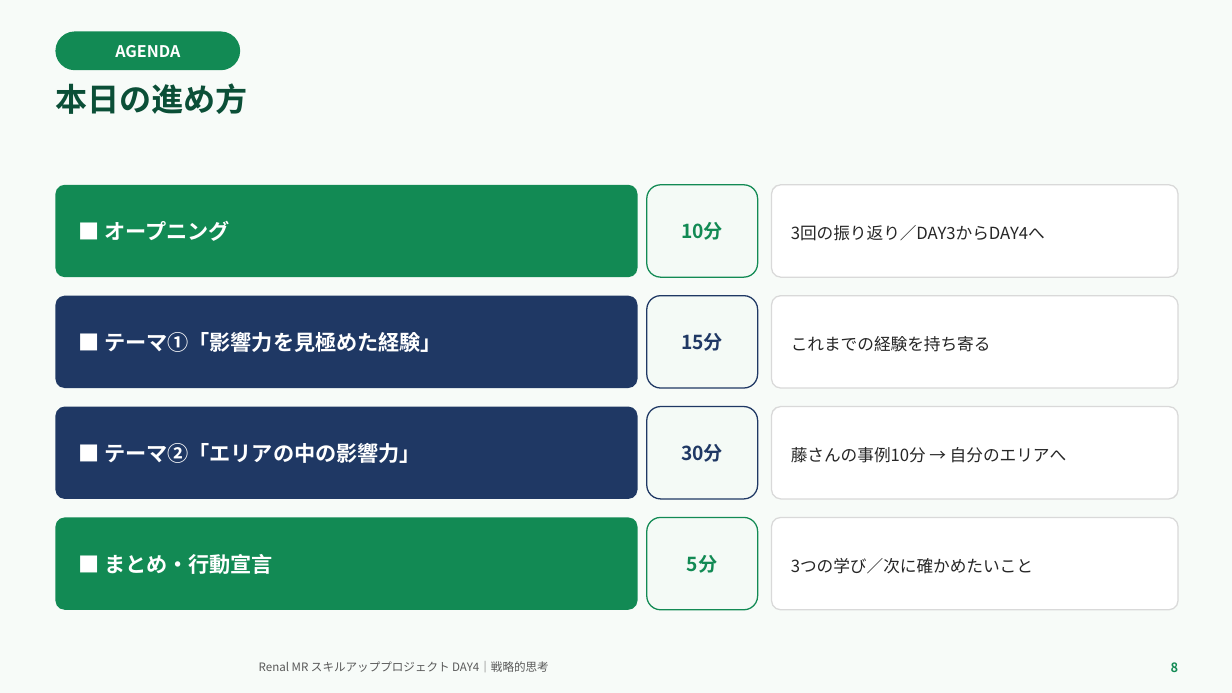
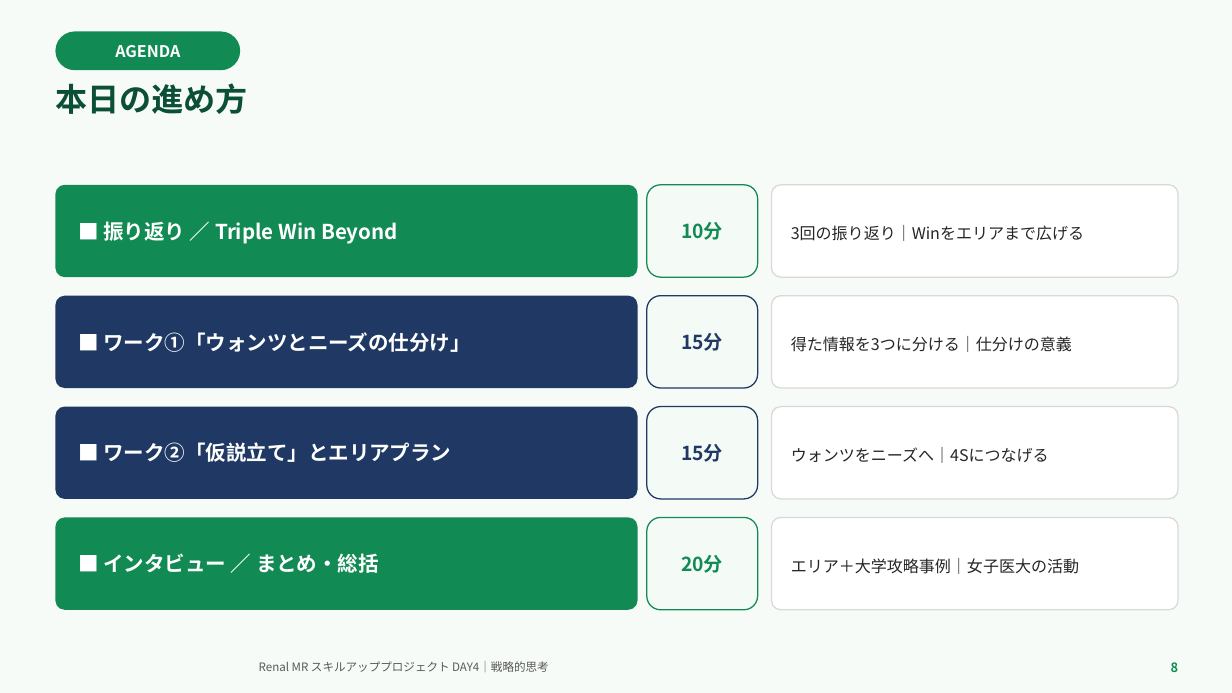
Before and after one commit to TAKUYA-1187/Claude, a slide deck: slide 8 of novartis_training/DAY4_ちょっと分かるだけで世界が変わる.pptx. Drawn at 1232x693 pixels with LibreOffice and Linux fonts; fonts in the diff are those of the drawing; background and template pictures are left out. Boxes give left, top, right and bottom in pixels: in the first picture for what was removed or moved away, otherwise in the second. Text is boxed around its words. In the diff, an @@ line names an element or a change of style, - is before the commit and + after.

```diff
--- a/novartis_training/DAY4_ちょっと分かるだけで世界が変わる.pptx
+++ b/novartis_training/DAY4_ちょっと分かるだけで世界が変わる.pptx
@@ text in rounded rectangle at [104, 221, 397, 244]: text changed; size 16.5 to 16 pt @@
-■ オープニング
+■ 振り返り ／ Triple Win Beyond
@@ text in rounded rectangle at [791, 225, 1084, 241]: text changed; size 13 to 12.5 pt @@
-3回の振り返り／DAY3からDAY4へ
+3回の振り返り｜Winをエリアまで広げる
@@ text in rounded rectangle at [104, 332, 471, 352]: text changed; size 16.5 to 16 pt @@
-■ テーマ①「影響力を見極めた経験」
+■ ワーク①「ウォンツとニーズの仕分け」
@@ text in rounded rectangle at [791, 336, 1072, 352]: text changed; size 13 to 12.5 pt @@
-これまでの経験を持ち寄る
+得た情報を3つに分ける｜仕分けの意義
@@ text in rounded rectangle at [104, 442, 452, 462]: text changed; size 16.5 to 16 pt @@
-■ テーマ②「エリアの中の影響力」
+■ ワーク②「仮説立て」とエリアプラン
@@ text in rounded rectangle at [681, 444, 723, 462]: text changed @@
-30分
+15分
@@ text in rounded rectangle at [791, 447, 1049, 463]: text changed; size 13 to 12.5 pt @@
-藤さんの事例10分 → 自分のエリアへ
+ウォンツをニーズへ｜4Sにつなげる
@@ text in rounded rectangle at [104, 553, 379, 573]: text changed; size 16.5 to 16 pt @@
-■ まとめ・行動宣言
+■ インタビュー ／ まとめ・総括
@@ text in rounded rectangle at [681, 555, 723, 573]: text changed @@
-5分
+20分
@@ text in rounded rectangle at [791, 558, 1079, 574]: text changed; size 13 to 12.5 pt @@
-3つの学び／次に確かめたいこと
+エリア＋大学攻略事例｜女子医大の活動
```
Also in this commit, not shown: 16 other slides changed, 10 slides added, 13 slides removed, 2 other files.
